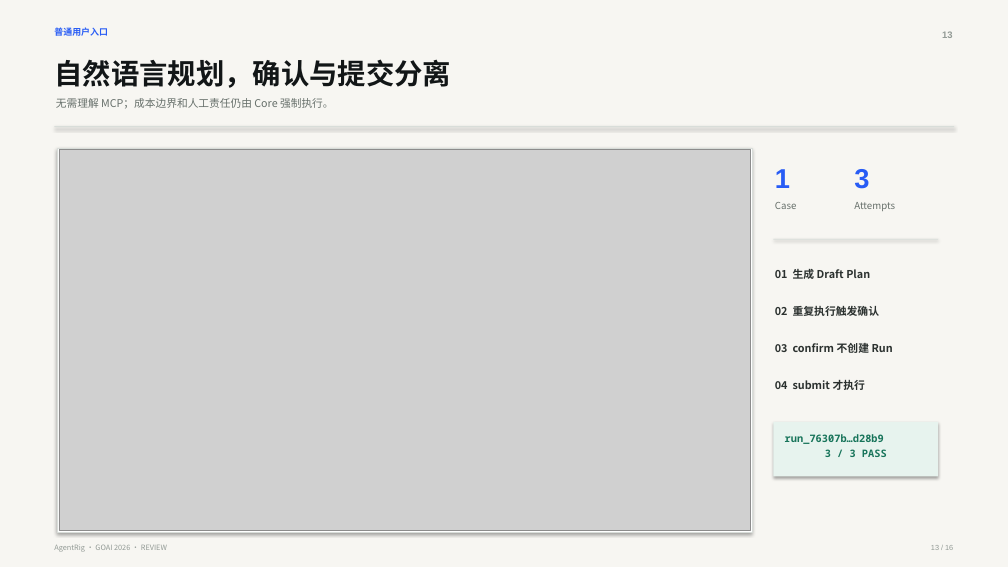
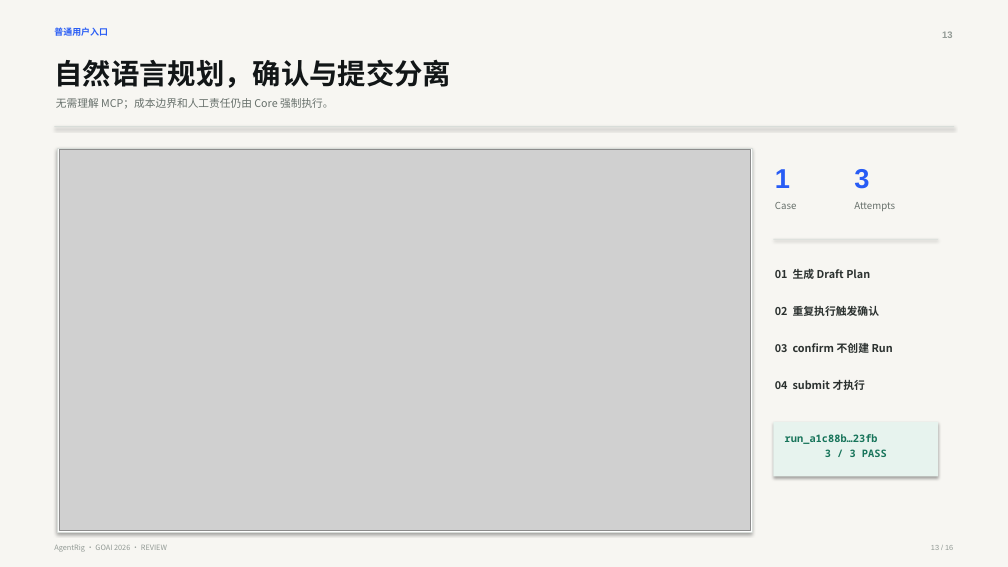
Before and after one commit to ChenCJ-io/agentrig, a slide deck: slide 13 of docs/competition/AgentRig-GOAI-2026-初赛方案.pptx. Drawn at 1008x567 pixels with LibreOffice and Linux fonts; fonts in the diff are those of the drawing; grey boxes stand for pictures. Boxes give left, top, right and bottom in pixels: in the first picture for what was removed or moved away, otherwise in the second. Text is boxed around its words. In the diff, an @@ line names an element or a change of style, - is before the commit and + after.

```diff
--- a/docs/competition/AgentRig-GOAI-2026-初赛方案.pptx
+++ b/docs/competition/AgentRig-GOAI-2026-初赛方案.pptx
@@ text at box(785, 434, 887, 457): text changed @@
-run_76307b…d28b9
-3 / 3 PASS
+run_a1c88b…23fb
+3 / 3 PASS
```
Also in this commit, not shown: 4 other slides changed, 20 other files.
